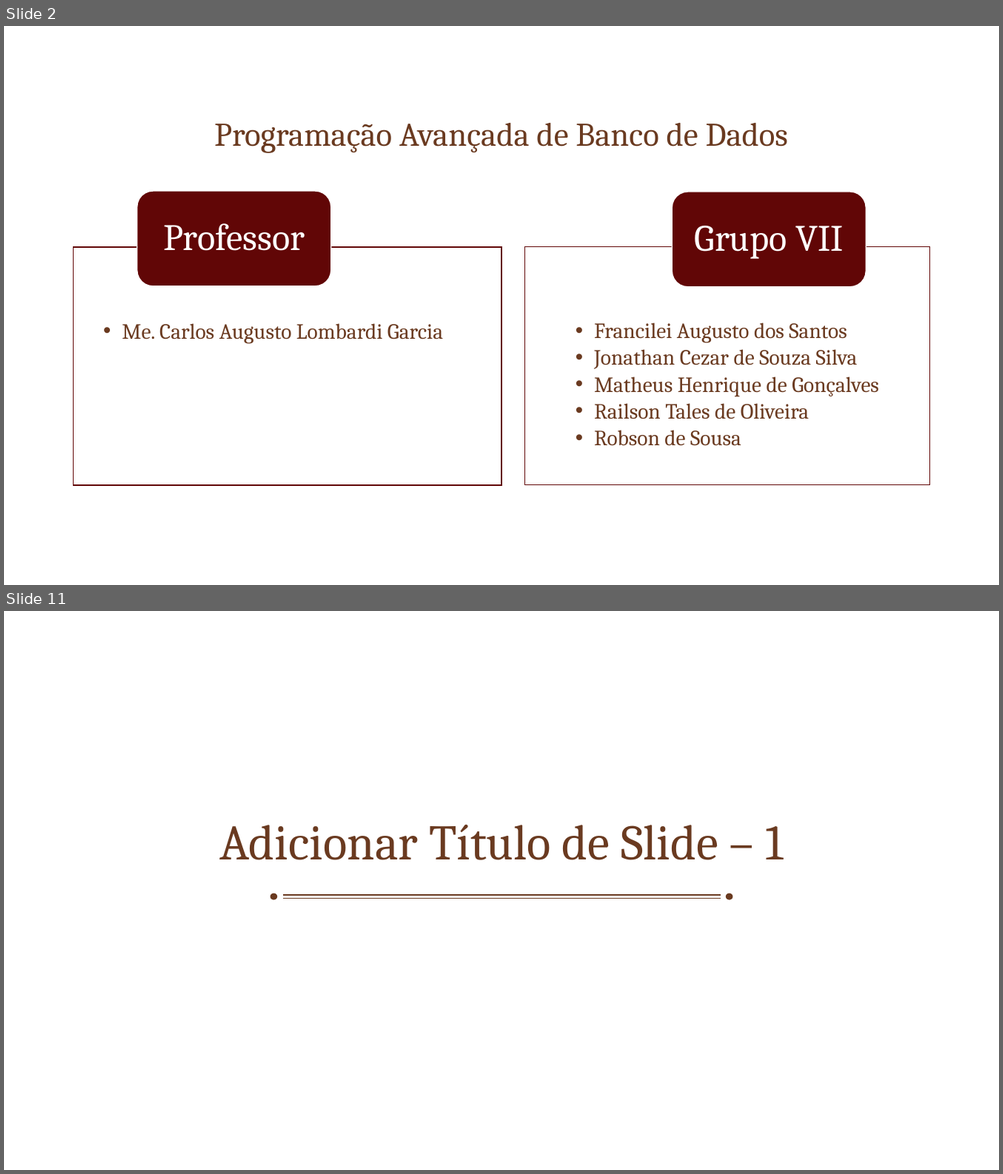
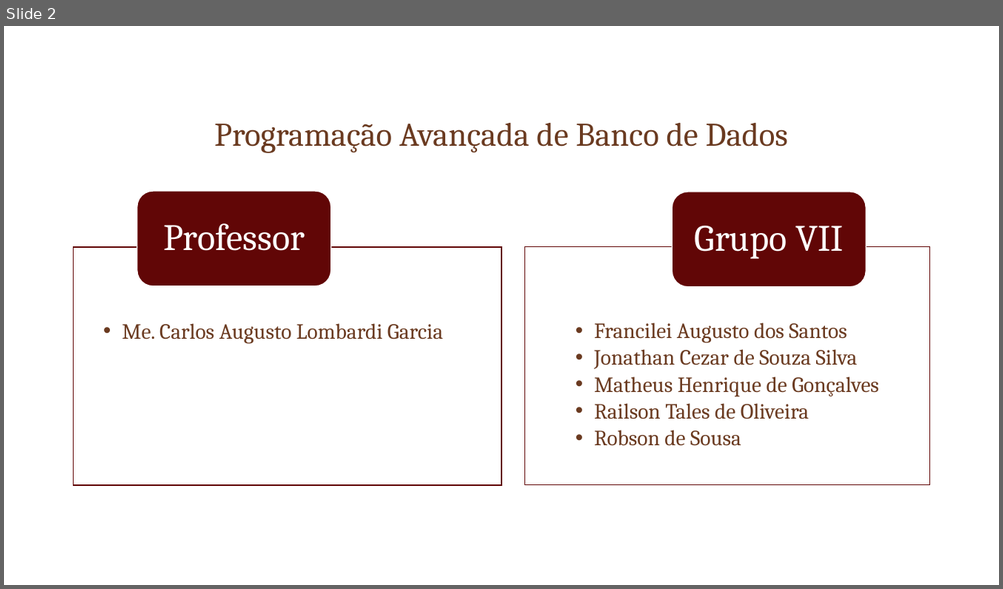
Before and after one commit to robsoncartes/group-vii-triggers, a slide deck: SlideApresentacao/TRIGGERS.pptx. Shown one above the other, each under a label of ours: slides 2 and 11 before the commit, slide 2 after it; the slides between them are not shown. The pictures are 1003x1174 and 1003x589 pixels, drawn with LibreOffice and Linux fonts; fonts in the diff are those of the drawing; background and template pictures are left out. Boxes give left, top, right and bottom in pixels: in the first picture for what was removed or moved away, otherwise in the second. Text is boxed around its words. In the diff, an @@ line names an element or a change of style, - is before the commit and + after.

```diff
--- a/SlideApresentacao/TRIGGERS.pptx
+++ b/SlideApresentacao/TRIGGERS.pptx
@@ slide 11 removed at (4, 611, 999, 1170), background picture (left out) @@
@@ title removed at (219, 825, 782, 860) @@
-Adicionar Título de Slide – 1
@@ group removed at (271, 894, 731, 899): 2 ellipses, 2 lines @@
```
Also in this commit, not shown: 2 slides changed, 7 slides added, 11 other slides removed, 5 other files.
